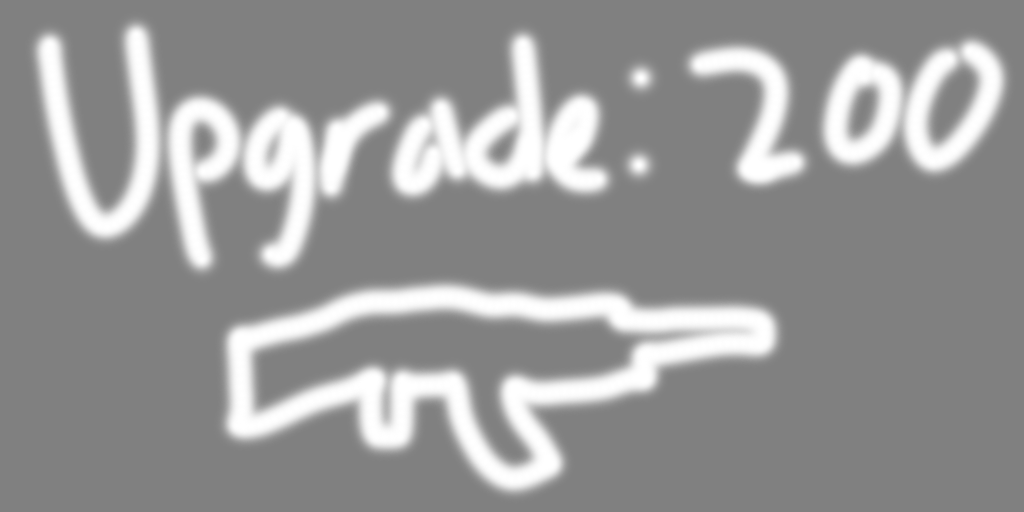
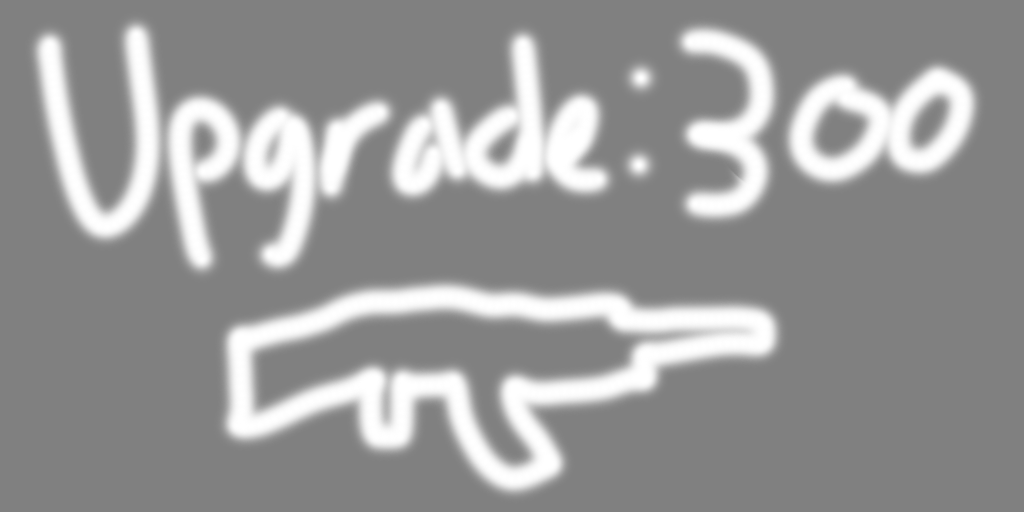
Layer changes from the first 1024 x 512 image to the second:
painted on "Layer 1" over (x1=670, y1=19, x2=1014, y2=228)
